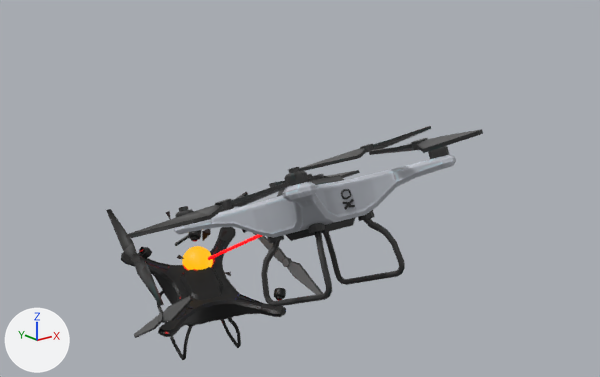
The glTF model public/models/drone.glb as it was, and as the next commit left it.
One viewpoint serves both versions: a 50 mm lens placed at (-16.6, -23.2, 17.0), pointed at (1.1, -1.1, 8.2). Lighting does not change. The marker at lower left points along +X, +Y and +Z. Where no turn or scale is listed for an object, it has been applied to the vertices. Vertices at the same position are counted once.

The first picture shows 'Cone', 'Cone.002', 'Cylinder', 'MainBody', 'MainBody.001', 'Sphere', 'Wing1', 'Wing2', 'Wing2.001', 'Wing3', 'Wing3.001', 'Wing4', 'Wing4.001'.
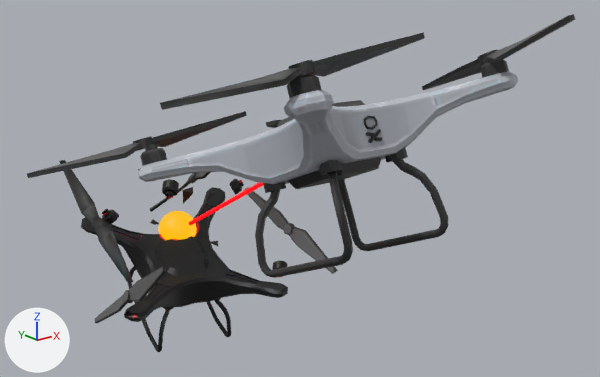
ob_empty is not drawn itself; it is the parent of ob_mainbody.
ob_empty_001 is not drawn itself; it is the parent of ob_mainbody_001, ob_mainbody_002, ob_mainbody_003, ob_mainbody_004, ob_mainbody_005.

Where the newer file only moved an object's origin or applied its transform, the numbers keep the older frame.

The change, as a diff of the scene's bpy script:
```diff
--- a/public/models/drone.glb.py
+++ b/public/models/drone.glb.py
@@ me_cube_010 @@
 me_cube_010.from_pydata(...)  # 38 vertices, 68 faces; spans x 0.13..5.76, y 3.04..4.87, z 0.84..1.92
 # used by ob_wing1; location = (-0.12, -3.93, 6.6)
+# me_cube_010 part 1: the whole mesh is scaled about its middle by 1.29, then moved by (0.81, 0.35, 2.04)
 me_cube_010.materials.append(mat_lowpolydrone)
@@ me_cube_011 @@
 me_cube_011.from_pydata(...)  # 38 vertices, 68 faces; spans x -7.05..-1.29, y -1.03..0.17, z 2.41..3.48
 # used by ob_wing2; location = (-0.12, -3.93, 6.6)
+# me_cube_011 part 2: the whole mesh is scaled about its middle by 1.29, then moved by (0.57, -2.8, 4.16)
 me_cube_011.materials.append(mat_lowpolydrone)
@@ me_cube_012 @@
 me_cube_012.from_pydata(...)  # 38 vertices, 68 faces; spans x 0.49..1.9, y -5.55..-0.12, z 3.36..5.34
 # used by ob_wing3; location = (-0.12, -3.93, 6.6)
+# me_cube_012 part 3: the whole mesh is turned -5.6 degrees about the x axis through its middle and scaled by 1.29, then moved by (3.02, 0.09, 2.25)
 me_cube_012.materials.append(mat_lowpolydrone)
@@ me_cube_013 @@
 me_cube_013.from_pydata(...)  # 38 vertices, 68 faces; spans x 1.06..6.83, y 1.74..2.94, z 2.18..3.25
 # used by ob_wing4; location = (-0.12, -3.93, 6.6)
+# me_cube_013 part 4: the whole mesh is scaled about its middle by 1.29, then moved by (-8.03, 2.0, 1.07)
 me_cube_013.materials.append(mat_lowpolydrone)
@@ ob_empty @@
 ob_empty = bpy.data.objects.new('Empty', None)
-ob_empty.location = (-0.115, -3.934, 6.595)
+ob_empty.location = (-0.15, -4.72, 8.355)
 ob_empty.rotation_euler = (-0.286, 0.0492, 0.0424)  # degrees (-16, 2.8, 2.4)
+ob_empty.scale = (1.29, 1.29, 1.29)
@@ ob_empty_001 @@
 ob_empty_001 = bpy.data.objects.new('Empty.001', None)
-ob_empty_001.location = (0.377, 5.285, 1.458)
+ob_empty_001.location = (0.484, 7.148, 1.741)
 ob_empty_001.rotation_euler = (0.67, -0.0551, -0.137)  # degrees (38, -3.2, -7.8)
-ob_empty_001.scale = (0.755, 0.755, 0.755)
+ob_empty_001.scale = (0.972, 0.972, 0.972)
@@ ob_cylinder @@
 ob_cylinder = bpy.data.objects.new('Cylinder', me_cylinder)
-ob_cylinder.location = (-0.29, -0.13, 6.4)
+ob_cylinder.location = (-0.37, 0.18, 8.11)
 ob_cylinder.rotation_euler = (-1.12, -3.141, -0.000681)  # degrees (-64, -180, -0)
-ob_cylinder.scale = (0.0632, 0.0632, 1.0)
+ob_cylinder.scale = (0.0814, 0.0814, 1.29)
@@ ob_sphere @@
 ob_sphere = bpy.data.objects.new('Sphere', me_sphere)
-ob_sphere.location = (0.55, 5.21, 3.49)
-ob_sphere.scale = (0.648, 0.648, 0.648)
+ob_sphere.location = (0.71, 7.05, 4.36)
+ob_sphere.scale = (0.834, 0.834, 0.834)
@@ ob_cone @@
 ob_cone = bpy.data.objects.new('Cone', me_cone)
-ob_cone.location = (0.53, 4.49, 4.85)
+ob_cone.location = (0.68, 6.12, 6.1)
 ob_cone.rotation_euler = (-2.615, 0.00647, 0.273)  # degrees (-150, 0.4, 16)
-ob_cone.scale = (0.133, 0.0848, 0.123)
+ob_cone.scale = (0.172, 0.109, 0.158)
@@ ob_cone_002 @@
 ob_cone_002 = bpy.data.objects.new('Cone.002', me_cone_002)
-ob_cone_002.location = (1.88, 5.18, 4.41)
+ob_cone_002.location = (2.42, 7.02, 5.54)
 ob_cone_002.rotation_euler = (-2.951, 0.862, 0.415)  # degrees (-169, 49, 24)
```

Where the change shows, as pixel boxes [x1, y1, x2, y2] in the pictures (600 x 377 px):
'MainBody', moved, rescaled (35% wider, 35% taller)
    before: [174, 146, 456, 307]
    after: [138, 60, 518, 278]
'MainBody.001', moved, rescaled (25% wider, 24% taller)
    before: [121, 227, 286, 360]
    after: [81, 187, 288, 352]
'Wing2', mesh rescaled (41% wider, 18% taller)
    before: [126, 173, 313, 239]
    after: [160, 32, 425, 110]
'Wing4', mesh rescaled (67% wider, 48% taller)
    before: [300, 126, 431, 171]
    after: [27, 111, 247, 178]
'Wing2.001', moved, rescaled (27% wider, 27% taller)
    before: [106, 209, 164, 306]
    after: [59, 160, 133, 283]
'Wing3', mesh turned
    before: [369, 129, 483, 155]
    after: [422, 14, 575, 90]
'Wing4.001', moved, rescaled
    before: [253, 233, 323, 294]
    after: [244, 187, 338, 274]
'Wing3.001', moved, rescaled (20% wider, 35% taller)
    before: [134, 296, 193, 338]
    after: [95, 266, 166, 323]
'Sphere', moved, rescaled (25% wider, 20% taller)
    before: [182, 246, 213, 270]
    after: [158, 211, 197, 240]
'Cylinder', moved, rescaled (36% wider, 59% taller)
    before: [208, 234, 262, 260]
    after: [189, 183, 263, 225]
'MainBody.003', moved, rescaled
    before: [188, 230, 202, 242]
    after: [162, 179, 179, 198]
'Wing1.001', moved, rescaled
    before: [175, 192, 248, 246]
    after: [150, 172, 211, 212]
'Torus', moved, rescaled (33% wider, 27% taller)
    before: [341, 189, 355, 210]
    after: [363, 116, 382, 143]
'MainBody.004', moved, rescaled (29% wider, 31% taller)
    before: [139, 247, 152, 259]
    after: [102, 209, 119, 225]
'Wing1', mesh rescaled
    before: [269, 170, 360, 187]
    after: [266, 120, 281, 128]
'MainBody.002', moved, rescaled (31% wider, 31% taller)
    before: [274, 288, 286, 300]
    after: [272, 261, 288, 277]
'Cone', moved, rescaled
    before: [202, 229, 211, 241]
    after: [182, 187, 193, 204]
'MainBody.005', moved, rescaled (not visible before)
    after: [230, 178, 244, 194]
'Cone.002', moved
    before: [221, 229, 228, 238]
    after: [207, 191, 215, 201]
